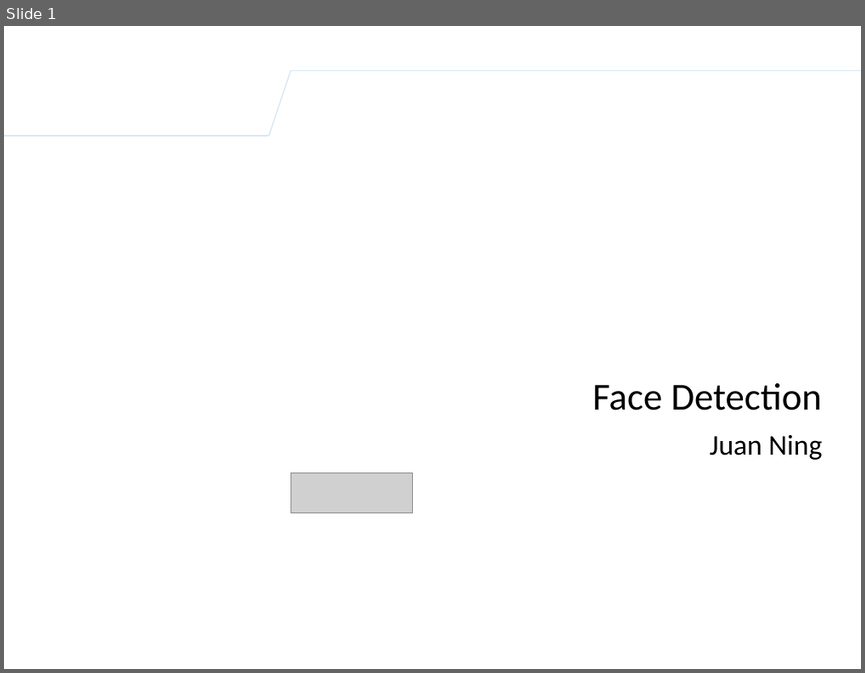
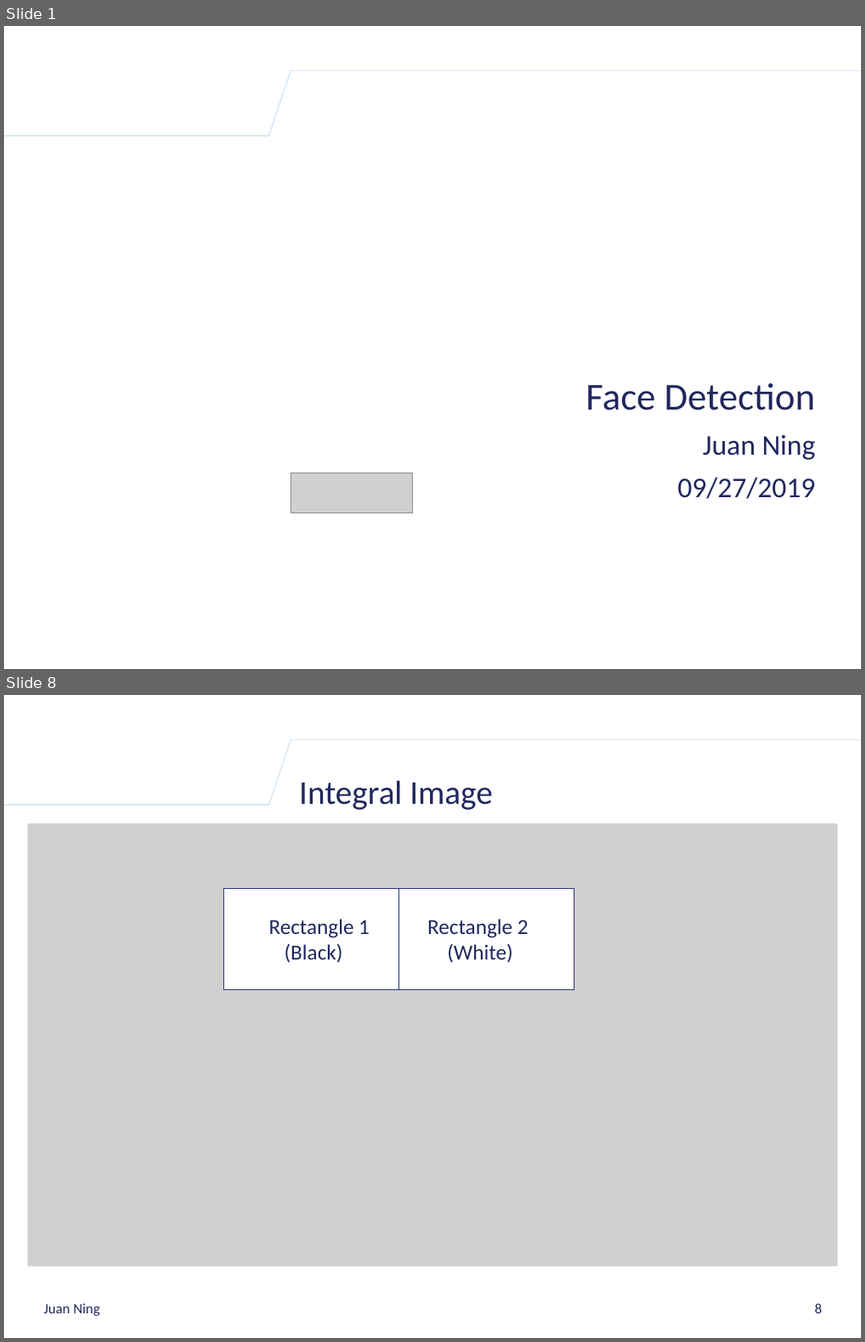
Before and after one commit to k-ning/SHARING, a slide deck: AdaBoost_Algorithm_Presentation.pptx. Shown one above the other, each under a label of ours: slide 1 before the commit, slides 1 and 8 after it; the slides between them are not shown. The pictures are 865x673 and 865x1342 pixels, drawn with LibreOffice and Linux fonts; fonts in the diff are those of the drawing; grey boxes stand for pictures; background and template pictures are left out. Boxes give left, top, right and bottom in pixels: in the first picture for what was removed or moved away, otherwise in the second. Text is boxed around its words. In the diff, an @@ line names an element or a change of style, - is before the commit and + after.

```diff
--- a/AdaBoost_Algorithm_Presentation.pptx
+++ b/AdaBoost_Algorithm_Presentation.pptx
@@ slide 8 added at box(4, 695, 861, 1338), background #FFFFFF; not listed: 3 template elements that a slide beside it also shows @@
@@ title added at box(299, 780, 492, 810), 28 pt, text #20275D @@
+Integral Image
@@ picture added at box(28, 823, 838, 1265) @@
@@ rectangle added at box(223, 888, 574, 989), fill #FFFFFF, outline #2B347C 0.25 pt, 18 pt, text #20275D @@
+Rectangle 1 Rectangle 2
+(Black) (White)
@@ line added from (399, 888) to (399, 990), #2B347C 0.75 pt @@
@@ text added at box(44, 1303, 100, 1315), 12 pt, text #20275D @@
+Juan Ning
@@ page number added at box(815, 1303, 822, 1313), 12 pt, text #20275D @@
+8
@@ slide 1 changed as well @@
@@ text "Face Detection": place and size @@
-text "Face Detection" at box(592, 383, 822, 460)
+text "Face Detection" at box(585, 383, 816, 499)
@@ text at box(585, 383, 816, 460): text colour #000000 to #20275D in "Face Detection", "Juan Ning" @@
@@ text at box(677, 476, 815, 499): paragraph added @@
+09/27/2019
```
Also in this commit, not shown: 7 other slides changed, 7 other slides added, 1 slide removed.
